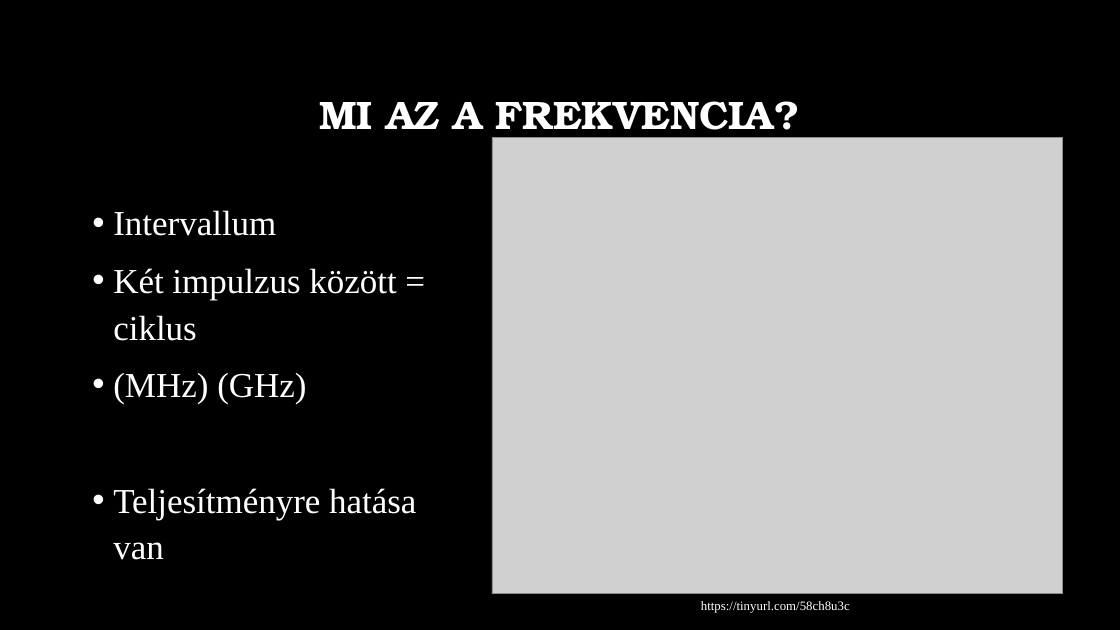
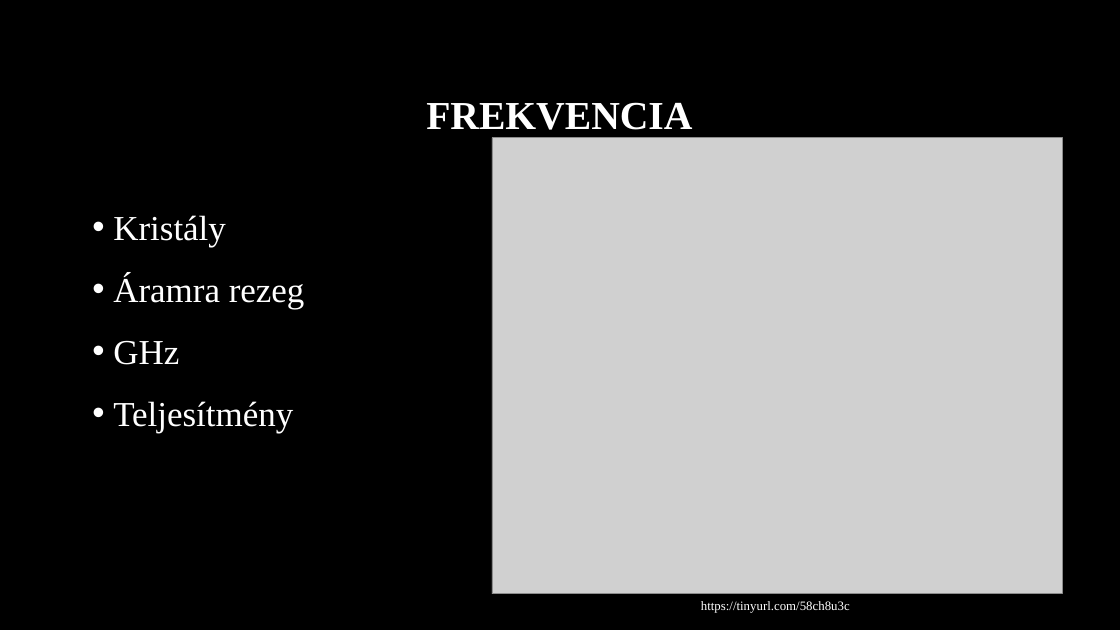
Before and after one commit to MszrsRicsi/Paprika, a slide deck: slide 10 of Processzorok.pptx (slide 11 before the commit). Drawn at 1120x630 pixels with LibreOffice and Linux fonts; fonts in the diff are those of the drawing; grey boxes stand for pictures; background and template pictures are left out. Boxes give left, top, right and bottom in pixels: in the first picture for what was removed or moved away, otherwise in the second. Text is boxed around its words. In the diff, an @@ line names an element or a change of style, - is before the commit and + after.

```diff
--- a/Processzorok.pptx
+++ b/Processzorok.pptx
@@ title at bbox=[426, 102, 692, 130]: text changed; font TeX Gyre Bonum to Times New Roman @@
-MI AZ A FREKVENCIA?
+FREKVENCIA
@@ text at bbox=[113, 215, 305, 433]: text changed @@
-• Intervallum
-• Két impulzus között = ciklus
-• (MHz) (GHz)
-• Teljesítményre hatása van
+• Kristály
+• Áramra rezeg
+• GHz
+• Teljesítmény
```
Also in this commit, not shown: 6 other slides changed, 5 slides added, 6 slides removed.
